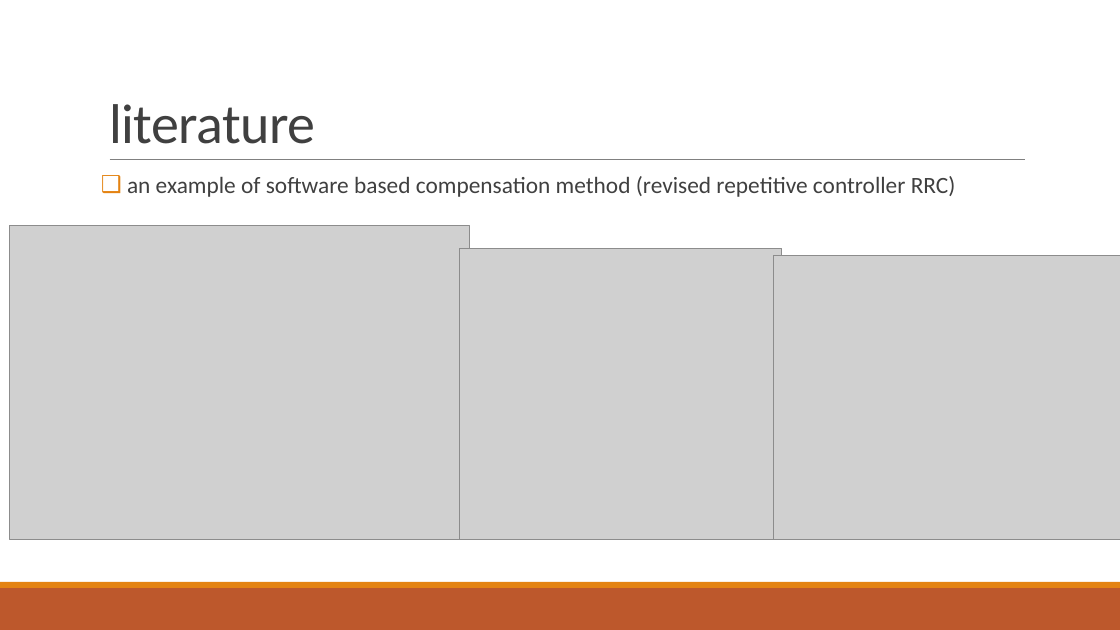
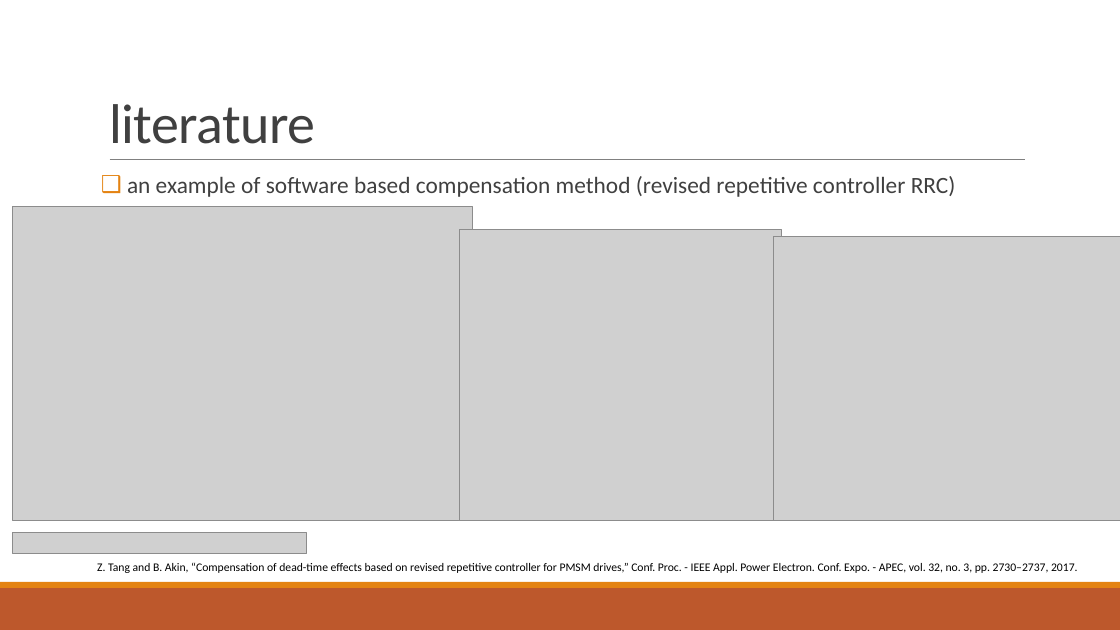
Before and after one commit to hyuruk/doktora, a slide deck: slide 11 of tik/tikMay2018.pptx (slide 9 before the commit). Drawn at 1120x630 pixels with LibreOffice and Linux fonts; fonts in the diff are those of the drawing; grey boxes stand for pictures. Boxes give left, top, right and bottom in pixels: in the first picture for what was removed or moved away, otherwise in the second. Text is boxed around its words. In the diff, an @@ line names an element or a change of style, - is before the commit and + after.

Commit message:
time plan, abstract and presentation is updated and will be checked

```diff
--- a/tik/tikMay2018.pptx
+++ b/tik/tikMay2018.pptx
@@ picture: place and size @@
-picture at [9, 225, 470, 539]
+picture at [13, 207, 473, 521]
@@ picture: place and size @@
-picture at [459, 248, 781, 539]
+picture at [459, 229, 781, 520]
@@ picture: place and size @@
-picture at [774, 255, 1120, 539]
+picture at [774, 237, 1120, 521]
@@ picture added at [13, 533, 307, 554] @@
@@ text added at [97, 563, 1078, 573], 10 pt, text #000000 @@
+Z. Tang and B. Akin, “Compensation of dead-time effects based on revised repetitive controller for PMSM drives,” Conf. Proc. - IEEE Appl. Power Electron. Conf. Expo. - APEC, vol. 32, no. 3, pp. 2730–2737, 2017.
```
Also in this commit, not shown: 11 other slides changed, 3 slides added, 1 slide removed, 2 other files.
